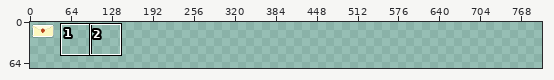
Two states of a pixel-art file, asesprite-sources/ingame_ui.aseprite. The picture above shows the old version from afar; the outline marks the close-up.
Close-up. Before:
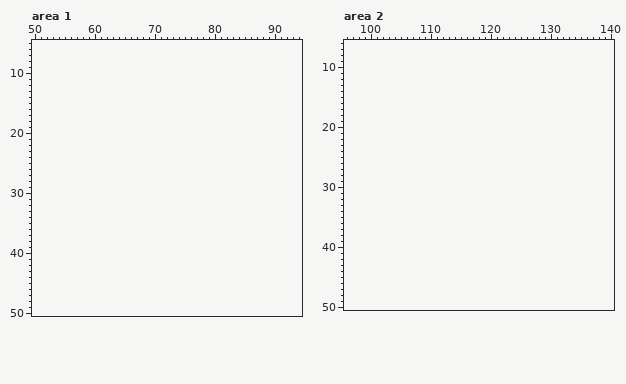
40x40 pixels, 1 frame. Colours within 5 levels of each other are drawn and written as one. Shown: area 1: x 50..94, y 5..50; area 2: x 96..140, y 6..50. The old version is drawn lined up with the new one, on the new canvas. The wide view leaves out empty margins. The commit also changed other parts of the picture, which this record leaves out.
The same view after the edit:
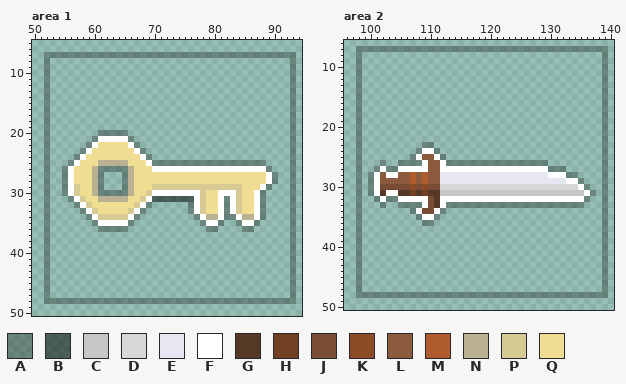
Palette (. is transparent): A #0000004b  B #00000080  C #c6c6c8  D #d7d7d7  E #e6e7f0  F #ffffff  G #553826  H #733f22  J #784d33  K #8c4b26  L #8c5b3e  M #b05b2c  N #b9b191  P #d7ca94  Q #efdd91
Changes in this commit:
canvas 40x40 -> 800x600, the old top-left corner now at 1,-7 (the part of the old canvas that was cut away was empty and is not shown)
Changed rows in their new state; - is an unchanged pixel.
Area 1:
first column x 52:
 7 AAAAAAAAAAAAAAAAAAAAAAAAAAAAAAAAAAAAAAAAAA
 8 A----------------------------------------A
 9 A----------------------------------------A
10 A----------------------------------------A
11 A----------------------------------------A
12 A----------------------------------------A
13 A----------------------------------------A
14 A----------------------------------------A
15 A----------------------------------------A
16 A----------------------------------------A
17 A----------------------------------------A
18 A----------------------------------------A
19 A----------------------------------------A
20 A--------AAAAA---------------------------A
21 A-------AFFFFFA--------------------------A
22 A------AFQQQQQFA-------------------------A
23 A-----AFQQQQQQQFA------------------------A
24 A----AFQQQQQQQQQFA-----------------------A
25 A---AFQQQNNNNNQQQFAAAAAAAAAAAAAAAAAAA----A
26 A--AFQQQNAAAAANQQQFFFFFFFFFFFFFFFFFFFA---A
27 A--AFQQQNA---ANQQQQQQQQQQQQQQQQQQQQQQFA--A
28 A--AFQQQNA---ANQQQQQQQQQQQQQQQQQQQQQQFA--A
29 A--AFPQQNA---ANQQQPPPPPPPPPPPPPPPQQQFA---A
30 A--AFPQQNAAAAANQQPFFFFFFFFPQQFFFPQQFA----A
31 A---AFPQQNNNNNQQPFBBBBBBBFPQQFAFPQQFA----A
32 A----AFPQQQQQQQPFA------AFPQQFAFPQQFA----A
33 A-----AFPQQQQQPFA-------AFPQQFAFPQQFA----A
34 A------AFPPPPPFA---------AFNNFAAFNNFA----A
35 A-------AFFFFFA-----------AFFA--AFFA-----A
36 A--------AAAAA-------------AA----AA------A
37 A----------------------------------------A
38 A----------------------------------------A
39 A----------------------------------------A
40 A----------------------------------------A
41 A----------------------------------------A
42 A----------------------------------------A
43 A----------------------------------------A
44 A----------------------------------------A
45 A----------------------------------------A
46 A----------------------------------------A
47 A----------------------------------------A
48 AAAAAAAAAAAAAAAAAAAAAAAAAAAAAAAAAAAAAAAAAA
Area 2:
first column x 98:
 7 AAAAAAAAAAAAAAAAAAAAAAAAAAAAAAAAAAAAAAAAAA
 8 A----------------------------------------A
 9 A----------------------------------------A
10 A----------------------------------------A
11 A----------------------------------------A
12 A----------------------------------------A
13 A----------------------------------------A
14 A----------------------------------------A
15 A----------------------------------------A
16 A----------------------------------------A
17 A----------------------------------------A
18 A----------------------------------------A
19 A----------------------------------------A
20 A----------------------------------------A
21 A----------------------------------------A
22 A----------------------------------------A
23 A----------AA----------------------------A
24 A---------AFFA---------------------------A
25 A--------AFLLFA--------------------------A
26 A---A--AAAAFLLFAAAAAAAAAAAAAAAAA---------A
27 A--AFAAFFFFFLLFFFFFFFFFFFFFFFFFFAAA------A
28 A-AFLFFLLMLMLLEEEEEEEEEEEEEEEEEEFFFAA----A
29 A-AFLLLLLMLMLLEEEEEEEEEEEEEEEEEEEEEFFA---A
30 A-AFJJJJJKJKJJDDDDDDDDDDDDDDDDDDDDDDDFA--A
31 A-AFGFFGGHGHGGCCCCCCCCCCCCCCCCCCCCCCCCFA-A
32 A--AFAAFFFFFJGFFFFFFFFFFFFFFFFFFFFFFFFA--A
33 A---A--AAAAFJGFAAAAAAAAAAAAAAAAAAAAAAA---A
34 A--------AFJJFA--------------------------A
35 A---------AFFA---------------------------A
36 A----------AA----------------------------A
37 A----------------------------------------A
38 A----------------------------------------A
39 A----------------------------------------A
40 A----------------------------------------A
41 A----------------------------------------A
42 A----------------------------------------A
43 A----------------------------------------A
44 A----------------------------------------A
45 A----------------------------------------A
46 A----------------------------------------A
47 A----------------------------------------A
48 AAAAAAAAAAAAAAAAAAAAAAAAAAAAAAAAAAAAAAAAAA
